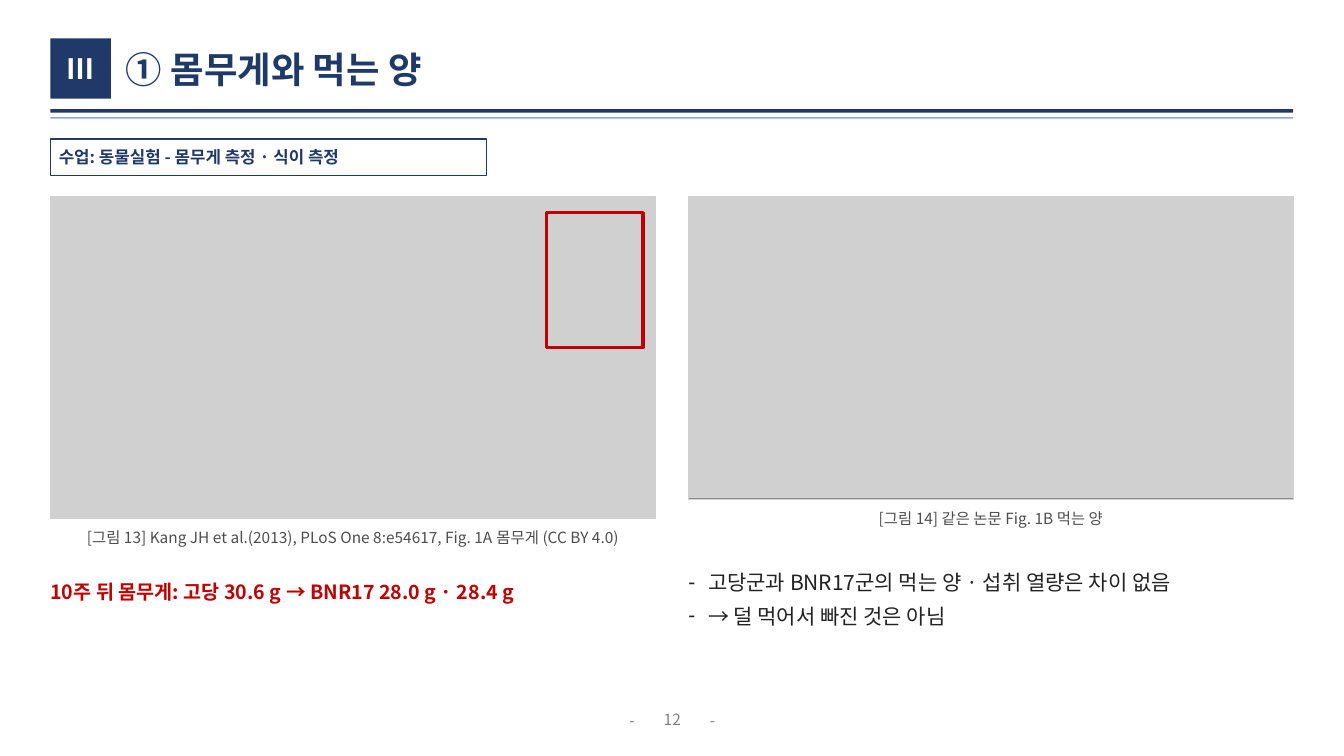
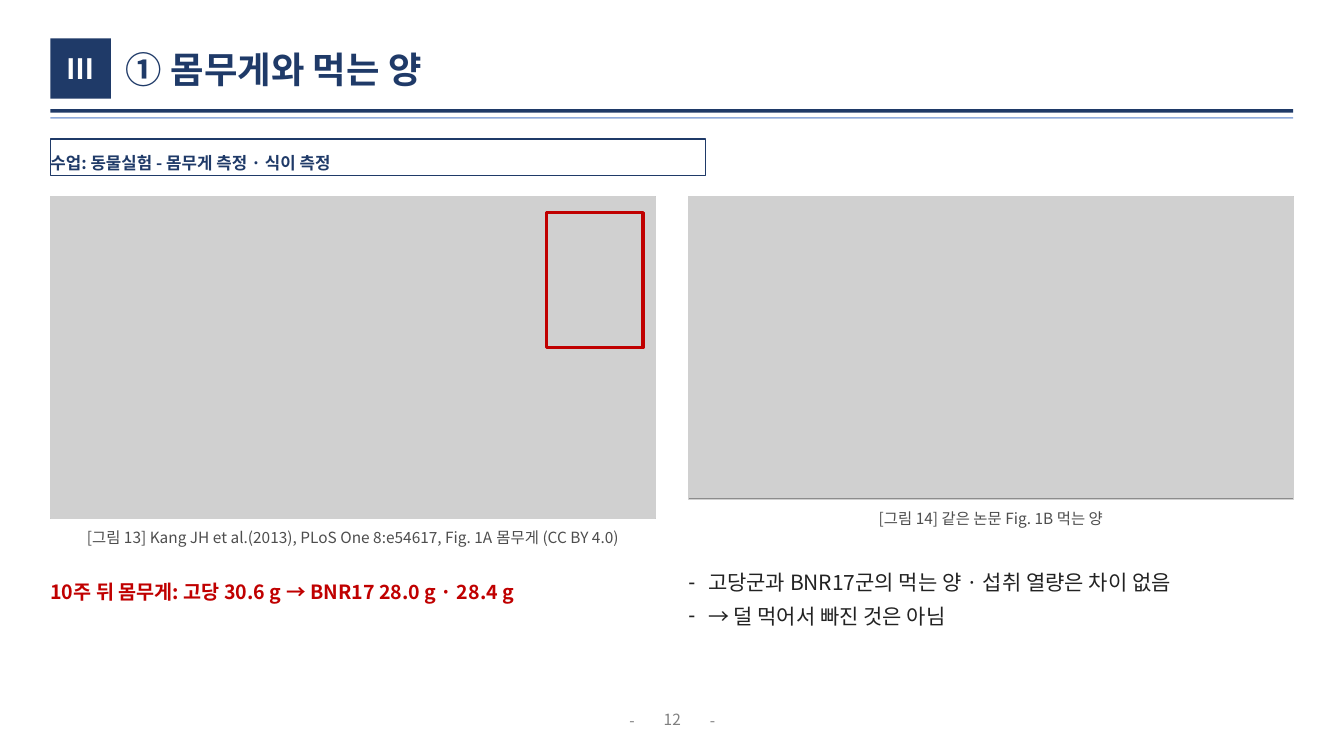
Before and after one commit to logvinca99-cell/logvinca, a slide deck: slide 12 of 발표자료/체중조절_발표_기능성식품학.pptx. Drawn at 1344x756 pixels with LibreOffice and Linux fonts; fonts in the diff are those of the drawing; grey boxes stand for pictures. Boxes give left, top, right and bottom in pixels: in the first picture for what was removed or moved away, otherwise in the second. Text is boxed around its words. In the diff, an @@ line names an element or a change of style, - is before the commit and + after.

```diff
--- a/발표자료/체중조절_발표_기능성식품학.pptx
+++ b/발표자료/체중조절_발표_기능성식품학.pptx
@@ rectangle "수업: 동물실험 - 몸무게 측정 ...": place and size @@
-rectangle "수업: 동물실험 - 몸무게 측정 ..." at box(50, 139, 487, 175)
+rectangle "수업: 동물실험 - 몸무게 측정 ..." at box(50, 139, 706, 175)
```
Also in this commit, not shown: 10 other slides changed, 1 other file.
